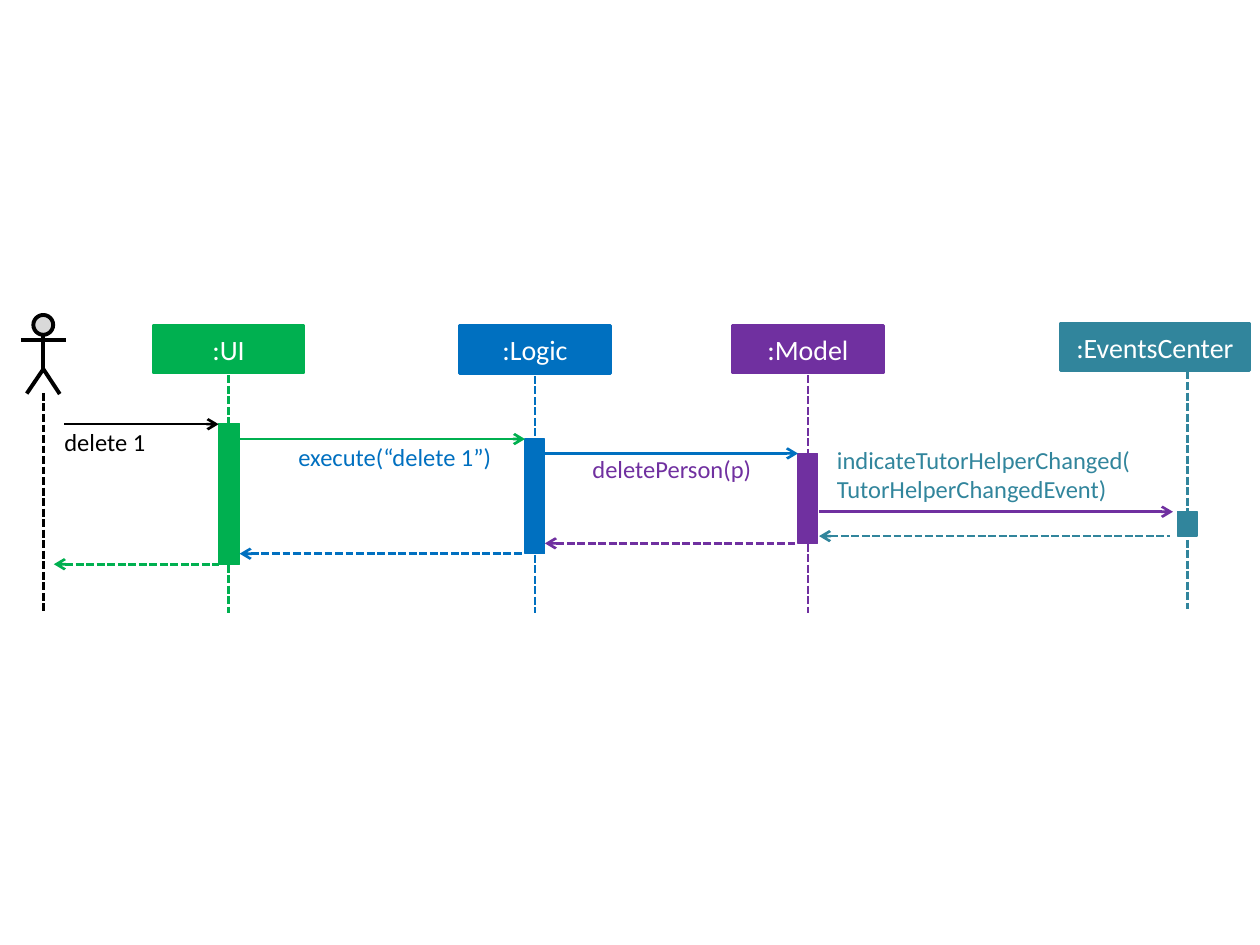
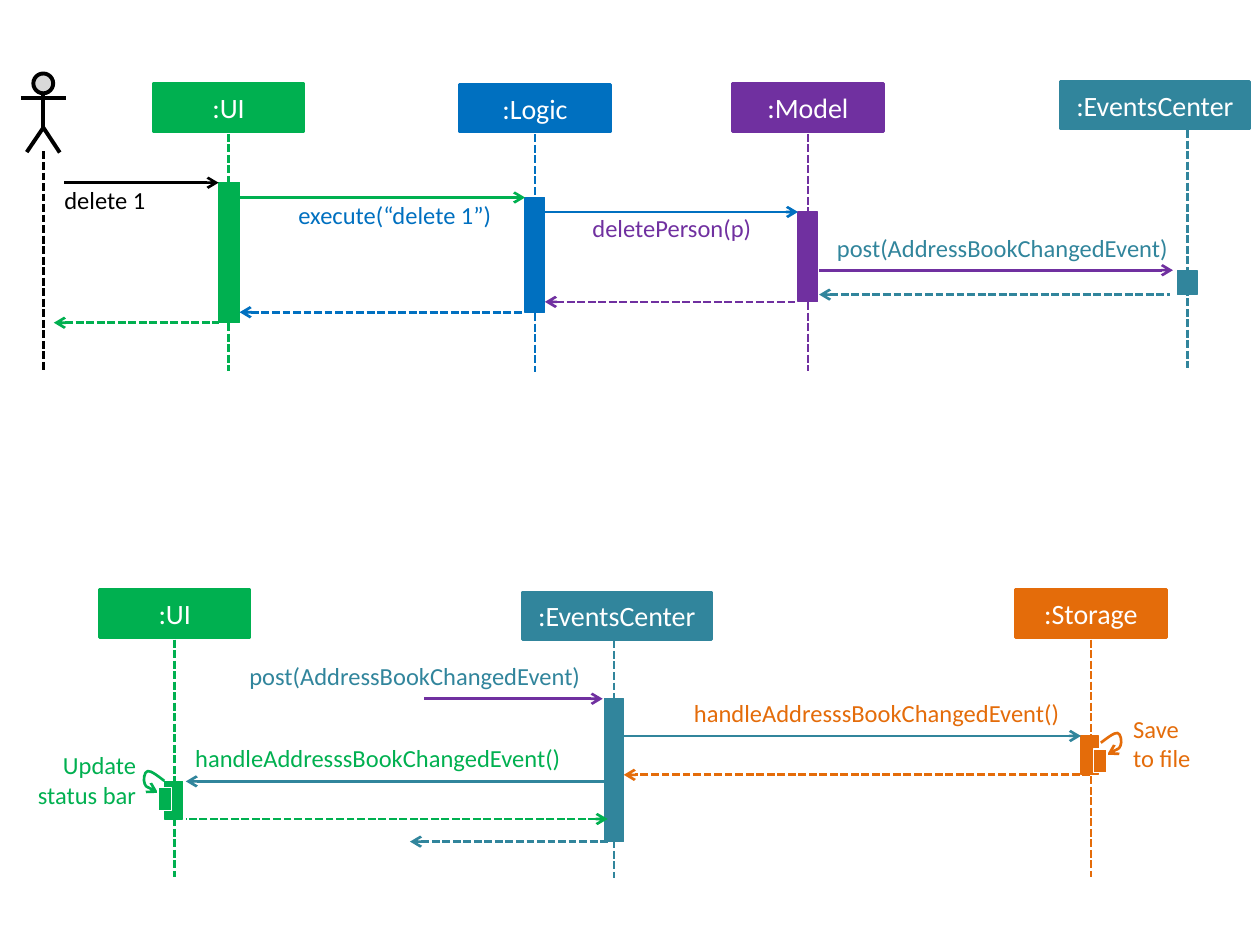
Before and after one commit to ongyz/main, a slide deck: slide 1 of docs/diagrams/HighLevelSequenceDiagrams.pptx. Drawn at 1260x945 pixels with LibreOffice and Linux fonts; fonts in the diff are those of the drawing. Boxes give left, top, right and bottom in pixels: in the first picture for what was removed or moved away, otherwise in the second. Text is boxed around its words. In the diff, an @@ line names an element or a change of style, - is before the commit and + after.

```diff
--- a/docs/diagrams/HighLevelSequenceDiagrams.pptx
+++ b/docs/diagrams/HighLevelSequenceDiagrams.pptx
@@ 8 rectangles, 8 arrows, 7 lines, 3 texts, 1 ellipse, 1 freeform shape: place and size @@
-8 rectangles, 8 arrows, 7 lines, 3 texts, 1 ellipse, 1 freeform shape at [21,315,1250,614]
+8 rectangles, 8 arrows, 7 lines, 3 texts, 1 ellipse, 1 freeform shape at [21,73,1250,372]
@@ text added at [837,239,1168,262], 14 pt, text #31859C @@
+post(AddressBookChangedEvent)
@@ text removed at [837,451,1130,503] @@
-indicateTutorHelperChanged(
-TutorHelperChangedEvent)
@@ rectangle added at [100,590,251,638], fill #00B050, outline #00B050 1.5 pt, 16 pt, text #FFFFFF @@
+:UI
@@ rectangle added at [523,592,712,640], fill #31859C, outline #31859C 1.5 pt, 16 pt, text #FFFFFF @@
+:EventsCenter
@@ rectangle added at [1016,590,1167,638], fill #E46C0A, outline #E46C0A 1.5 pt, 16 pt, text #FFFFFF @@
+:Storage
@@ line added from (175, 640) to (175, 877), #00B050 1.5 pt dashed @@
@@ line added from (614, 640) to (614, 878), #31859C 1.5 pt dashed @@
@@ line added from (1091, 640) to (1091, 877), #E46C0A 1.5 pt dashed @@
@@ text added at [249,667,580,689], 14 pt, text #31859C @@
+post(AddressBookChangedEvent)
@@ arrow added from (425, 699) to (602, 699), #7030A0 1.5 pt @@
@@ rectangle added at [605,699,625,842], fill #31859C, outline #31859C 0.75 pt @@
@@ text added at [694,704,1059,727], 14 pt, text #E46C0A @@
+handleAddresssBookChangedEvent()
@@ text added at [195,749,560,772], 14 pt, text #00B050 @@
+handleAddresssBookChangedEvent()
@@ arrow added from (624, 736) to (1081, 736), #31859C 1.5 pt @@
@@ rectangle added at [1081,736,1099,775], fill #E46C0A, outline #E46C0A 0.75 pt @@
@@ freeform shape added at [1097,730,1125,758], outline #E46C0A 1.5 pt @@
@@ text added at [1133,722,1191,767], 14 pt, text #E46C0A @@
+Save
+to file
@@ text added at [38,757,136,805], 14 pt, text #00B050 @@
+Update status bar
@@ freeform shape added at [139,768,166,796], outline #00B050 1.5 pt @@
@@ arrow added from (1090, 775) to (624, 775), #E46C0A 1.5 pt dashed @@
@@ rectangle added at [1094,750,1108,774], fill #E46C0A, outline #FFFFFF 0.75 pt @@
@@ rectangle added at [158,788,171,811], fill #00B050, outline #FFFFFF 0.75 pt @@
@@ rectangle added at [165,781,183,819], fill #00B050, outline #00B050 0.75 pt @@
@@ arrow added from (607, 781) to (186, 781), #31859C 1.5 pt @@
@@ arrow added from (186, 819) to (607, 819), #00B050 1.5 pt dashed @@
@@ arrow added from (610, 842) to (410, 842), #31859C 1.5 pt dashed @@
```
Also in this commit, not shown: 1 slide removed, 31 other files.
